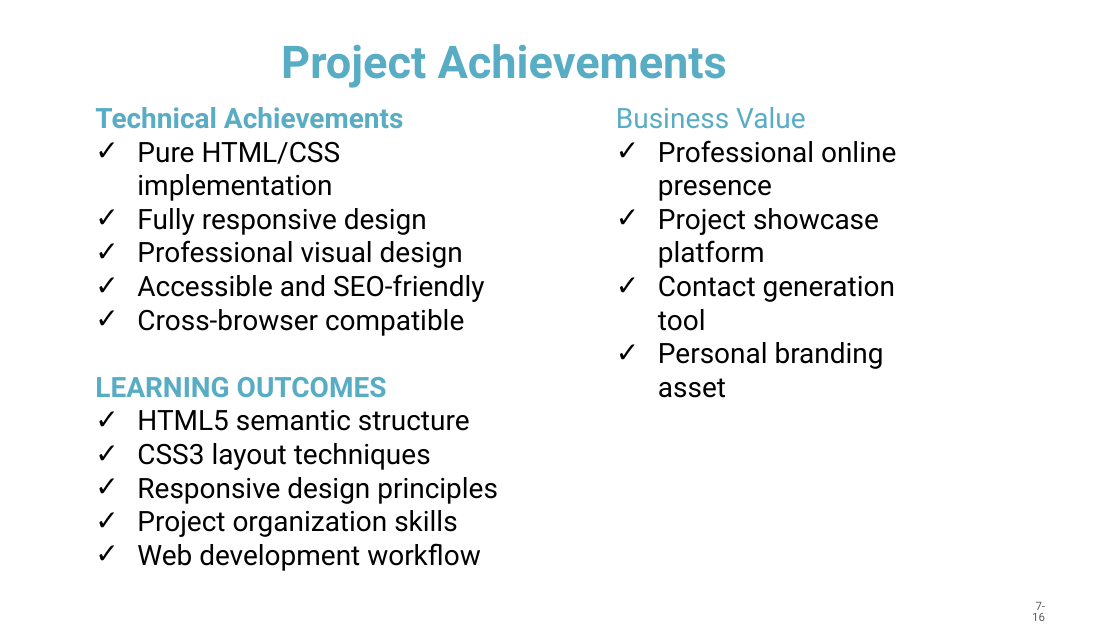
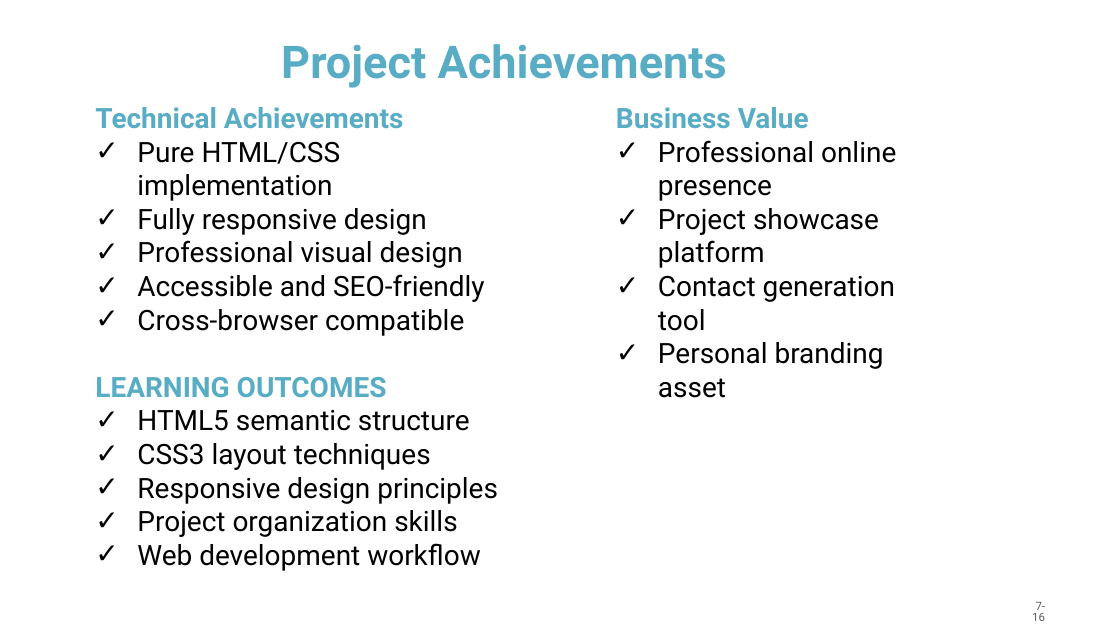
Before and after one commit to albert-raphael/portfolio-website, a slide deck: slide 7 of Documents/Presentation Template_portfolio-website.pptx. Drawn at 1120x630 pixels with LibreOffice and Linux fonts; fonts in the diff are those of the drawing; background and template pictures are left out. Boxes give left, top, right and bottom in pixels: in the first picture for what was removed or moved away, otherwise in the second. Text is boxed around its words. In the diff, an @@ line names an element or a change of style, - is before the commit and + after.

```diff
--- a/Documents/Presentation Template_portfolio-website.pptx
+++ b/Documents/Presentation Template_portfolio-website.pptx
@@ text at (616, 107, 809, 129): bold on in "Business Value" @@
```
Also in this commit, not shown: 4 other slides changed, 1 other file.
